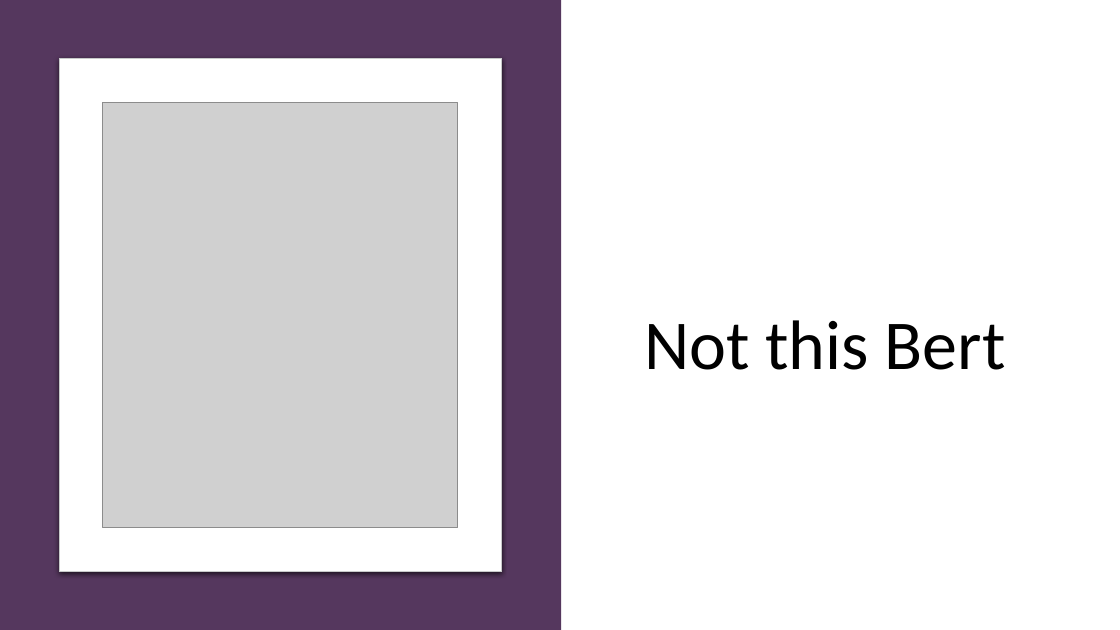
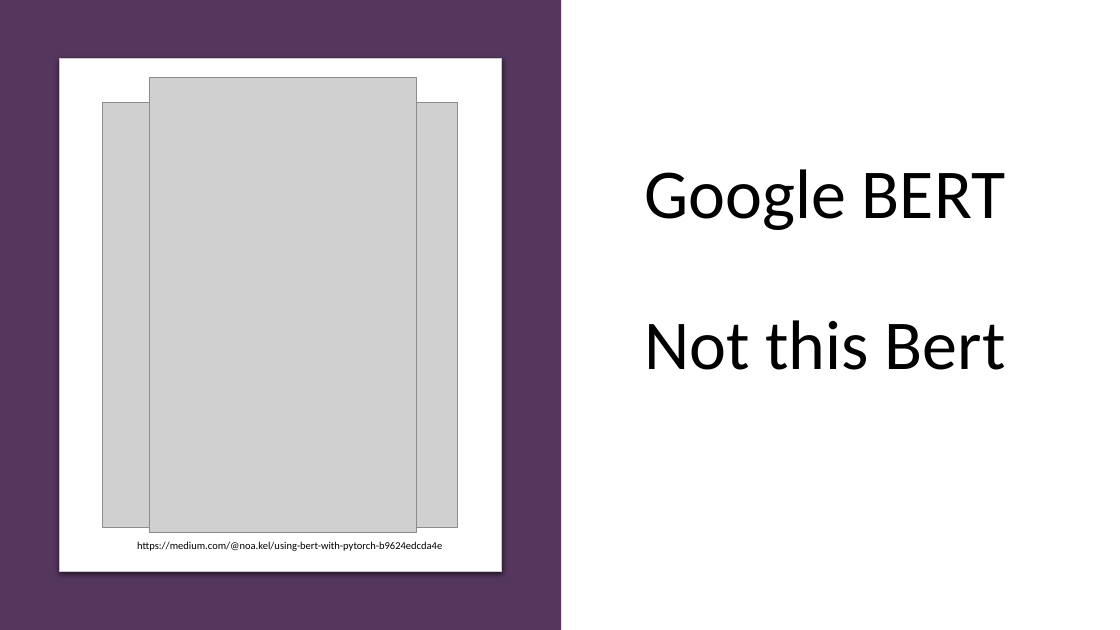
Before and after one commit to scottbing/SB_6000_NLP, a slide deck: slide 6 of Reverse Mad Libs.pptx (slide 5 before the commit). Drawn at 1120x630 pixels with LibreOffice and Linux fonts; fonts in the diff are those of the drawing; grey boxes stand for pictures. Boxes give left, top, right and bottom in pixels: in the first picture for what was removed or moved away, otherwise in the second. Text is boxed around its words. In the diff, an @@ line names an element or a change of style, - is before the commit and + after.

```diff
--- a/Reverse Mad Libs.pptx
+++ b/Reverse Mad Libs.pptx
@@ picture added at box(149, 78, 417, 533) @@
@@ title at box(644, 169, 1006, 370): text changed @@
-Not this Bert
+Google BERT
+Not this Bert
@@ text added at box(137, 541, 442, 551), 9 pt, text #000000 @@
+https://medium.com/@noa.kel/using-bert-with-pytorch-b9624edcda4e
```
Also in this commit, not shown: 3 other slides changed, 14 slides added, 2 slides removed, 3 other files.
